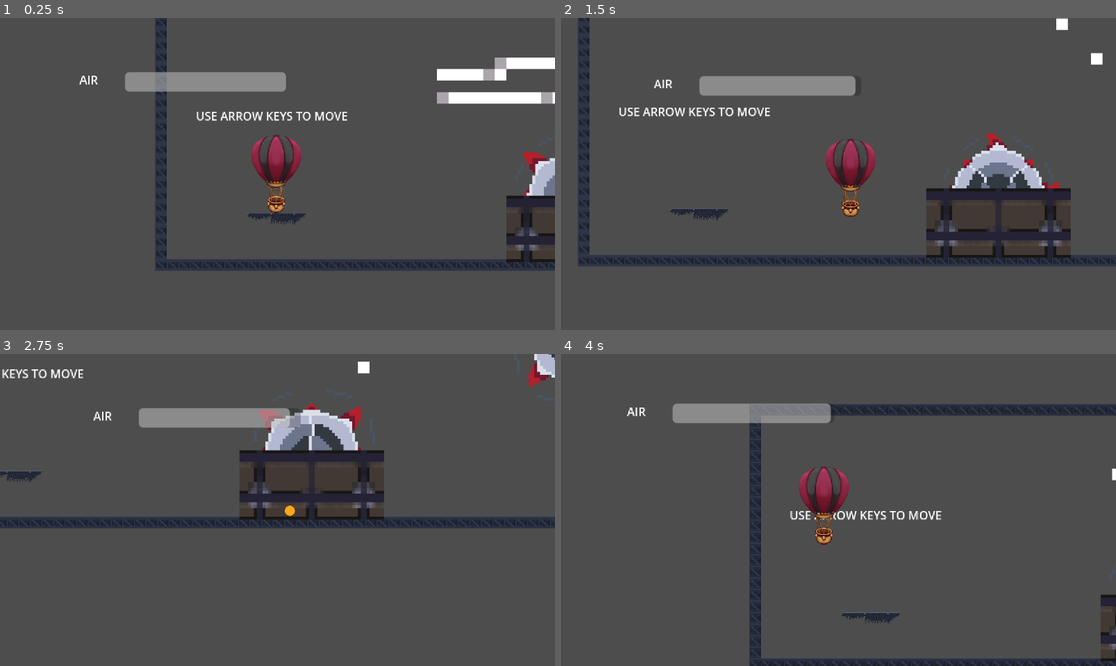
Above: before the commit, frames 1-4 (two rows, left to right).
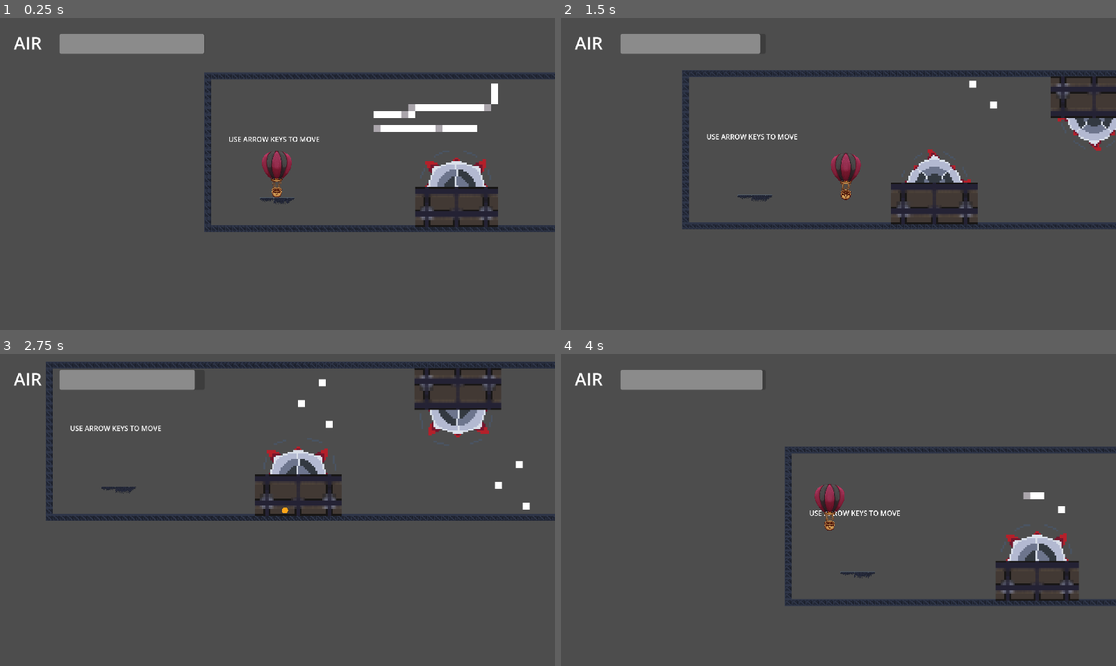
Above: after the commit, the same moments.

Repository: dylana62/balloon-game
Game: Godot game, scene res://scenes/game.tscn
Two runs of this game, one before a commit and one after it. Both use one fixed random seed, a clock stepped at 60 frames per second and the inputs below.
Inputs:
- Up to frame 1 (0.25 s): no input
- Up to frame 2 (1.5 s): tap Enter (ui_accept) at 0.5, 0.77 s; hold Right (ui_right) 0.53-1.28 s; hold Down (ui_down) from 1.28 s (still down)
- Up to frame 3 (2.75 s): tap Enter (ui_accept) at 1.52 s; release Down (ui_down) at 2.03 s; hold Right (ui_right) from 2.03 s (still down)
- Up to frame 4 (4 s): release Right (ui_right) at 2.78 s; hold Up (ui_up) 2.78-3.53 s; tap Enter (ui_accept) at 3.02, 3.77 s; hold Left (ui_left) from 3.53 s (still down)

The runs differ from the first frame. In frame 1, 19% of the frame differs, in the area x 2-100%, y 0-82%; in frame 2, 23%, in the area x 2-100%, y 0-80%; in frame 3, 19%; in frame 4, 16%.

Commit message:
Created global HUD for air meter

Diff:
--- a/project.godot
+++ b/project.godot
@@ -15,6 +15,15 @@
 config/features=PackedStringArray("4.3", "Forward Plus")
 config/icon="res://icon.svg"
 
+[autoload]
+
+Hud="*res://scenes/HUD.tscn"
+
+[display]
+
+window/size/viewport_width=1920
+window/size/viewport_height=1080
+
 [rendering]
 
 textures/canvas_textures/default_texture_filter=0
--- /dev/null
+++ b/scenes/HUD.tscn
@@ -0,0 +1,25 @@
+[gd_scene format=3 uid="uid://dw6nmpqwfyiwv"]
+
+[node name="HUD" type="CanvasLayer"]
+
+[node name="Air Meter" type="ProgressBar" parent="."]
+offset_left = 206.0
+offset_top = 55.0
+offset_right = 708.0
+offset_bottom = 124.0
+show_percentage = false
+
+[node name="Label" type="Label" parent="Air Meter"]
+layout_mode = 1
+anchors_preset = -1
+anchor_left = -0.008
+anchor_top = -0.014
+anchor_right = -0.008
+anchor_bottom = 0.159
+offset_left = -153.984
+offset_top = -10.034
+offset_right = -39.984
+offset_bottom = 61.029
+theme_override_font_sizes/font_size = 60
+text = "AIR"
+uppercase = true
--- a/scenes/game.tscn
+++ b/scenes/game.tscn
@@ -528,9 +528,11 @@
 }
 
 [sub_resource type="RectangleShape2D" id="RectangleShape2D_rsb8q"]
-size = Vector2(284, 106)
+size = Vector2(357, 106)
 
 [node name="Game" type="Node2D"]
+
+[node name="CanvasLayer" type="CanvasLayer" parent="."]
 
 [node name="Player" parent="." instance=ExtResource("1_p5q8j")]
 z_index = 5
@@ -542,23 +544,6 @@
 zoom = Vector2(1.5, 1.5)
 position_smoothing_enabled = true
 position_smoothing_speed = 10.0
-
-[node name="AirBar" type="ProgressBar" parent="Player"]
-offset_left = -209.0
-offset_top = -142.0
-offset_right = 15.0
-offset_bottom = -115.0
-show_percentage = false
-
-[node name="Label" type="Label" parent="Player/AirBar"]
-layout_mode = 0
-offset_left = -79.0
-offset_top = -8.0
-offset_right = -20.0
-offset_bottom = 30.0
-text = "AIR"
-horizontal_alignment = 1
-vertical_alignment = 1
 
 [node name="AudioStreamPlayer2D" type="AudioStreamPlayer2D" parent="Player"]
 stream = ExtResource("2_pcasm")
@@ -630,7 +615,7 @@
 wind_speed = 20.0
 
 [node name="CollisionShape2D" type="CollisionShape2D" parent="Wind Zone"]
-position = Vector2(-39, 10)
+position = Vector2(-9.5, 1)
 shape = SubResource("RectangleShape2D_rsb8q")
 
 [node name="Wind Zone2" parent="." instance=ExtResource("5_p8dcw")]
@@ -639,7 +624,7 @@
 wind_speed = 10.0
 
 [node name="CollisionShape2D" type="CollisionShape2D" parent="Wind Zone2"]
-position = Vector2(-39, 10)
+position = Vector2(1, 0)
 shape = SubResource("RectangleShape2D_rsb8q")
 
 [connection signal="body_entered" from="Wind Zone" to="Player" method="_on_wind_zone_body_entered" binds= [NodePath("/root/Game/Wind Zone")]]
--- a/scenes/wind_zone.tscn
+++ b/scenes/wind_zone.tscn
@@ -81,4 +81,4 @@
 [node name="AnimatedSprite2D" type="AnimatedSprite2D" parent="."]
 sprite_frames = SubResource("SpriteFrames_m0xh8")
 autoplay = "default"
-frame_progress = 0.10548
+frame_progress = 0.361445
--- a/scripts/player.gd
+++ b/scripts/player.gd
@@ -1,6 +1,6 @@
 extends CharacterBody2D
 
-@onready var air_bar: ProgressBar = $AirBar
+@onready var air_meter: ProgressBar = Hud.get_node("Air Meter")
 @onready var timer: Timer = $Timer
 @onready var sfx: AudioStreamPlayer2D = $AudioStreamPlayer2D
 
@@ -18,20 +18,13 @@
 
 var wind_push: Vector2 = Vector2.ZERO
 
-func _ready() -> void:
-	set_air_label()
-
-func set_air_label() -> void:
-	pass
-	#air_bar.text = "Air: %s" % air
-
 func get_input():
 	input.x = Input.get_action_strength("ui_right") - Input.get_action_strength("ui_left")
 	input.y = Input.get_action_strength("ui_down") - Input.get_action_strength("ui_up")
 	return input.normalized()
 
 func _process(delta: float) -> void:
-	air_bar.value = air
+	air_meter.value = air
 
 	if isDashing:
 		air -= delta * AIR_LOSS * 5
